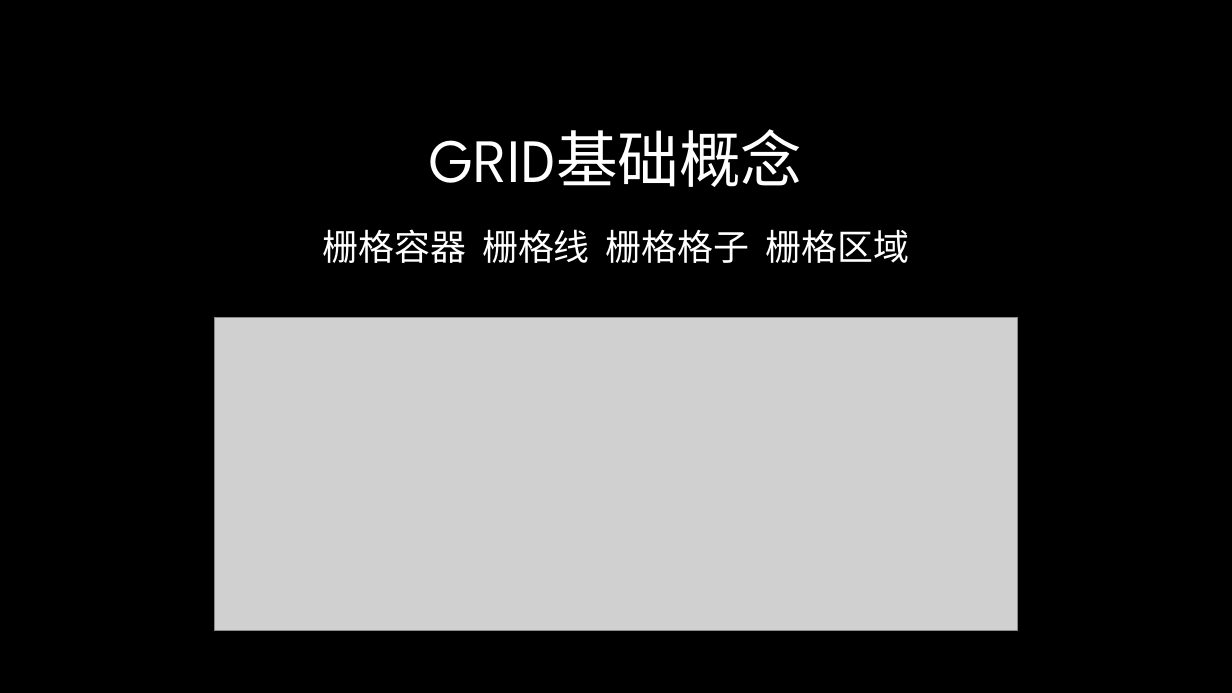
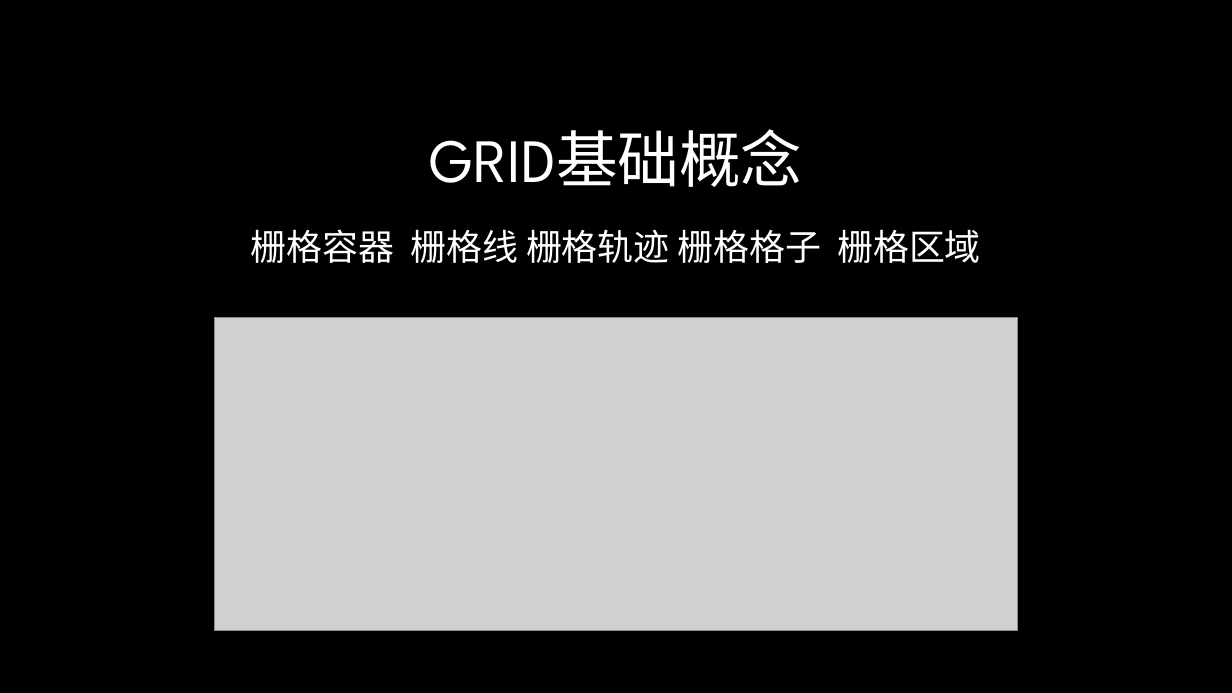
Before and after one commit to radiofly19841018/demo-flex, a slide deck: slide 25 of ppt/CSS Flex&Grid.pptx (slide 24 before the commit). Drawn at 1232x693 pixels with LibreOffice and Linux fonts; fonts in the diff are those of the drawing; grey boxes stand for pictures; background and template pictures are left out. Boxes give left, top, right and bottom in pixels: in the first picture for what was removed or moved away, otherwise in the second. Text is boxed around its words. In the diff, an @@ line names an element or a change of style, - is before the commit and + after.

```diff
--- a/ppt/CSS Flex&Grid.pptx
+++ b/ppt/CSS Flex&Grid.pptx
@@ text at <box>251,229,981,263</box>: text changed @@
-栅格容器 栅格线 栅格格子 栅格区域
+栅格容器 栅格线 栅格轨迹 栅格格子 栅格区域
```
Also in this commit, not shown: 1 other slide changed, 10 slides added, 4 slides removed.
